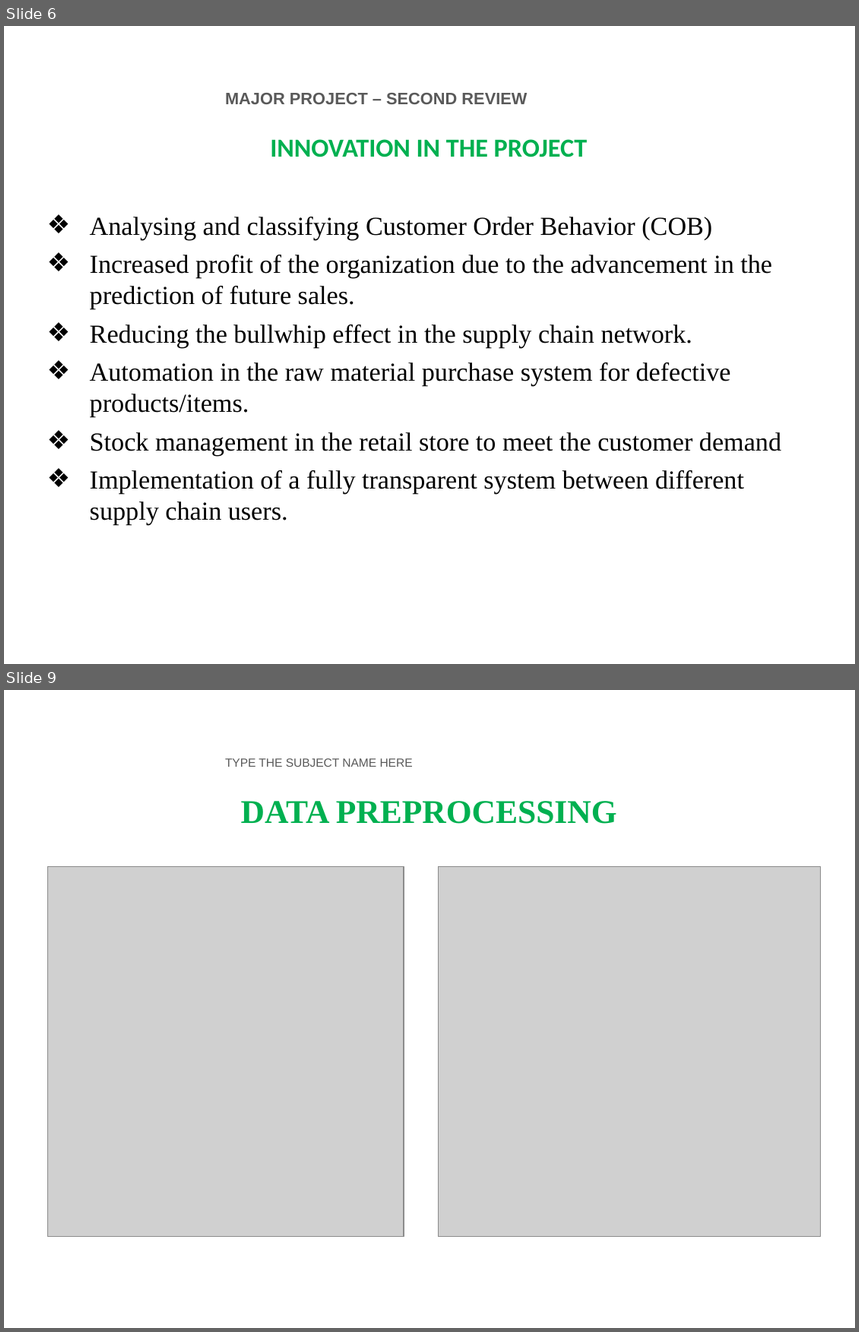
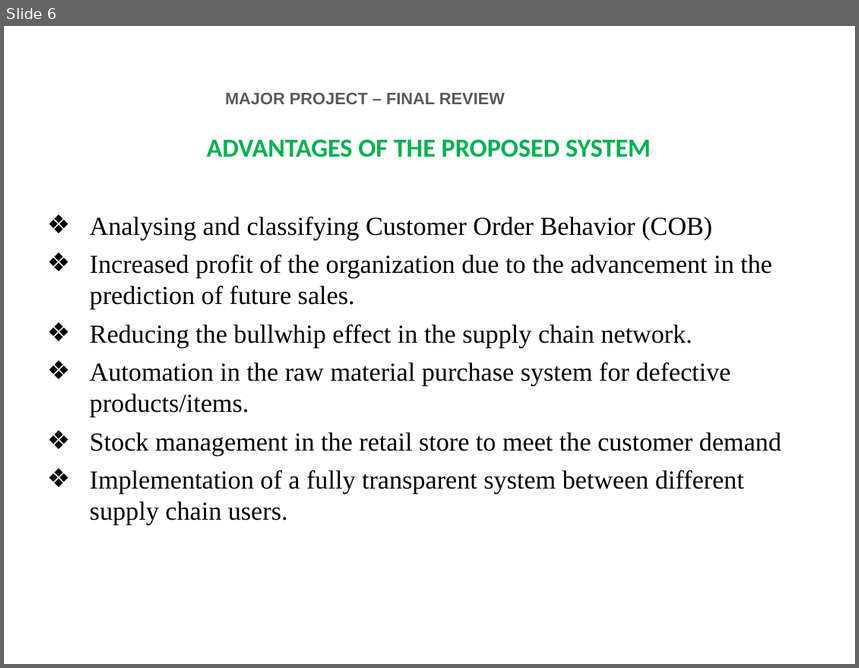
Before and after one commit to 24tarun/UG-project-Demand-Forecasting, a slide deck: FINAL_YEAR_PROJECT_PPT.pptx. Shown one above the other, each under a label of ours: slides 6 and 9 before the commit, slide 6 after it; the slides between them are not shown. The pictures are 859x1332 and 859x668 pixels, drawn with LibreOffice and Linux fonts; fonts in the diff are those of the drawing; grey boxes stand for pictures; background and template pictures are left out. Boxes give left, top, right and bottom in pixels: in the first picture for what was removed or moved away, otherwise in the second. Text is boxed around its words. In the diff, an @@ line names an element or a change of style, - is before the commit and + after.

```diff
--- a/FINAL_YEAR_PROJECT_PPT.pptx
+++ b/FINAL_YEAR_PROJECT_PPT.pptx
@@ slide 9 removed at [4,690,855,1328], background picture (left out) @@
@@ text removed at [686,720,819,746] @@
-SUBJECT CODE
@@ text removed at [225,758,413,767] @@
-TYPE THE SUBJECT NAME HERE
@@ text removed at [241,801,617,824] @@
-DATA PREPROCESSING
@@ picture removed at [48,867,404,1237] @@
@@ picture removed at [439,867,820,1237] @@
@@ slide 6 changed as well @@
@@ text at [225,93,505,104]: text changed @@
-MAJOR PROJECT – SECOND REVIEW
+MAJOR PROJECT – FINAL REVIEW
@@ text at [207,139,651,157]: text changed @@
-INNOVATION IN THE PROJECT
+ADVANTAGES OF THE PROPOSED SYSTEM
```
Also in this commit, not shown: 11 other slides changed, 6 slides added, 4 other slides removed, 22 other files.
